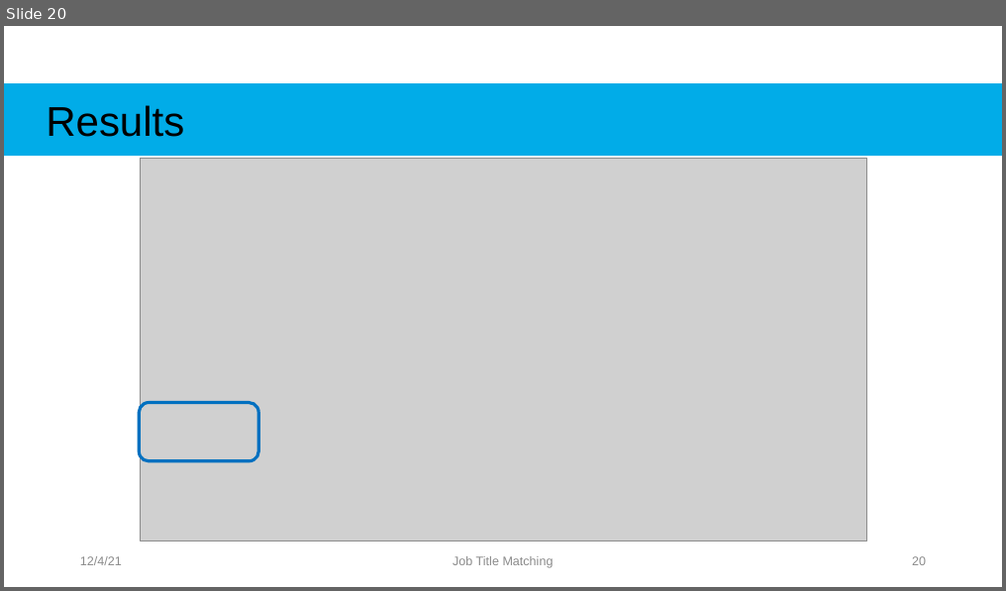
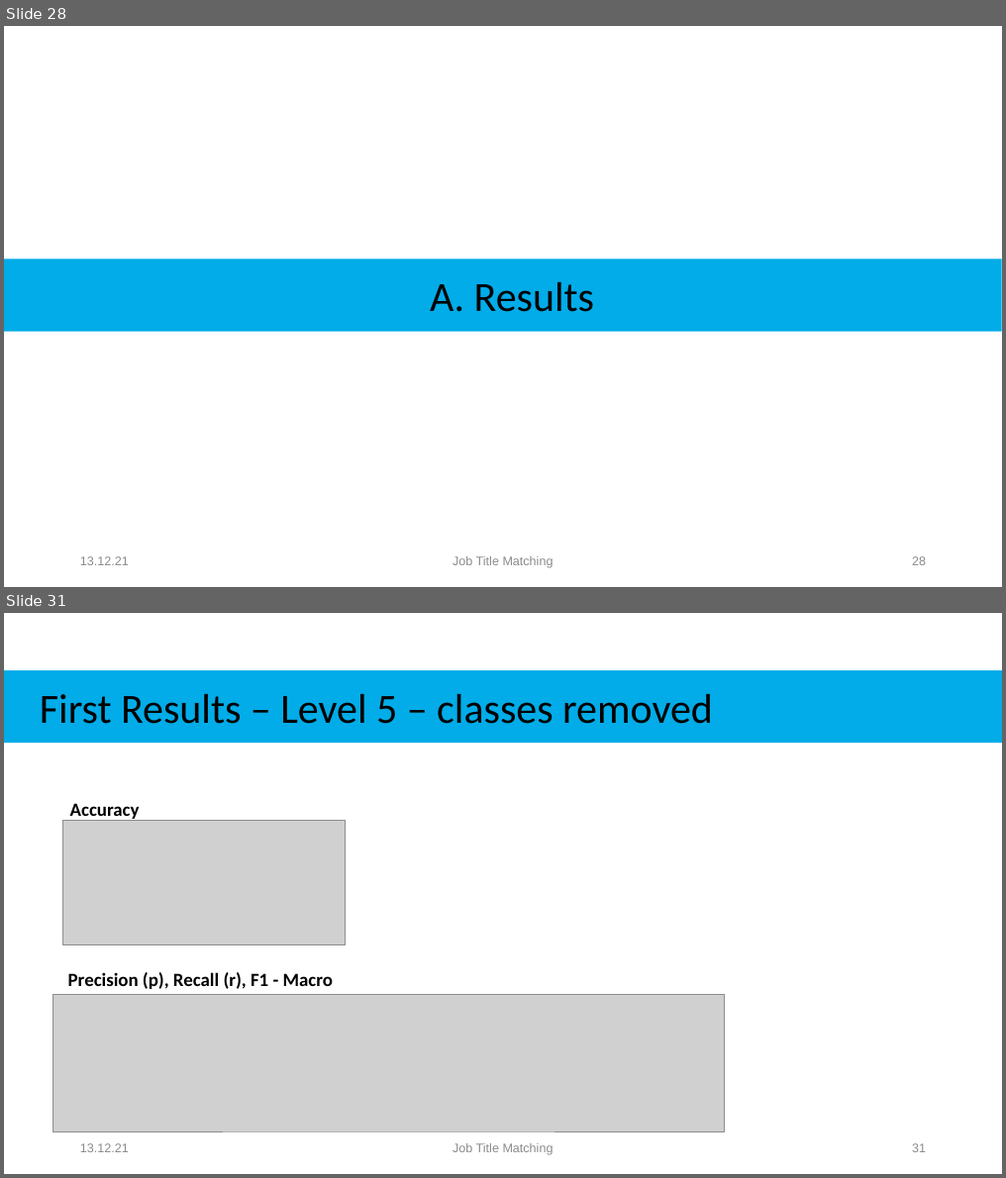
Before and after one commit to Rahkakavee/job-title-matching, a slide deck: presentation/Kolloquium.pptx. Shown one above the other, each under a label of ours: slide 20 before the commit, slides 28 and 31 after it; the slides between them are not shown. The pictures are 1006x591 and 1006x1178 pixels, drawn with LibreOffice and Linux fonts; fonts in the diff are those of the drawing; grey boxes stand for pictures. Boxes give left, top, right and bottom in pixels: in the first picture for what was removed or moved away, otherwise in the second. Text is boxed around its words. In the diff, an @@ line names an element or a change of style, - is before the commit and + after.

```diff
--- a/presentation/Kolloquium.pptx
+++ b/presentation/Kolloquium.pptx
@@ slide 31 added at bbox=[4, 613, 1002, 1174], background #FFFFFF @@
@@ rectangle added at bbox=[4, 670, 1002, 744], fill #01ACE8, 40 pt, text #000000 @@
+First Results – Level 5 – classes removed
@@ picture added at bbox=[62, 820, 346, 946] @@
@@ text added at bbox=[70, 803, 140, 821], 18 pt, text #000000, bold @@
+Accuracy
@@ picture added at bbox=[54, 994, 724, 1132] @@
@@ text added at bbox=[68, 972, 333, 989], 18 pt, text #000000, bold @@
+Precision (p), Recall (r), F1 - Macro
@@ text added at bbox=[80, 1144, 129, 1153], 12 pt, text #8C8C8C @@
+13.12.21
@@ text added at bbox=[452, 1144, 553, 1156], 12 pt, text #8C8C8C @@
+Job Title Matching
@@ page number added at bbox=[912, 1144, 926, 1153], 12 pt, text #8C8C8C @@
+31
@@ what was slide 20 is now slide 28 @@
@@ slide 28 changed as well @@
@@ picture removed at bbox=[140, 158, 866, 541] @@
@@ rectangle "A. Results": place and size @@
-rectangle "A. Results" at bbox=[4, 83, 1002, 157]
+rectangle "A. Results" at bbox=[4, 259, 1002, 332]
@@ text in rectangle at bbox=[430, 282, 594, 312]: text changed; font Arial to Calibri @@
-Results
+A. Results
@@ rounded rectangle removed at bbox=[139, 402, 258, 461] @@
@@ text at bbox=[80, 557, 129, 566]: text changed @@
-12/4/21
+13.12.21
```
Also in this commit, not shown: 23 other slides changed, 8 other slides added, 1 slide removed, 2 other files.
